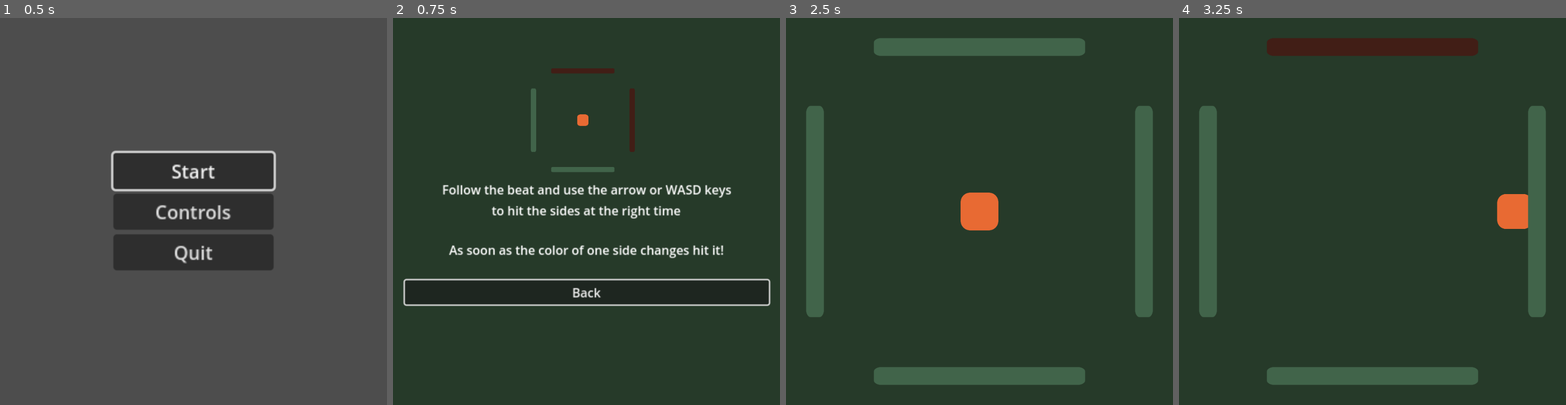
Above: before the commit, frames 1-4 (left to right).
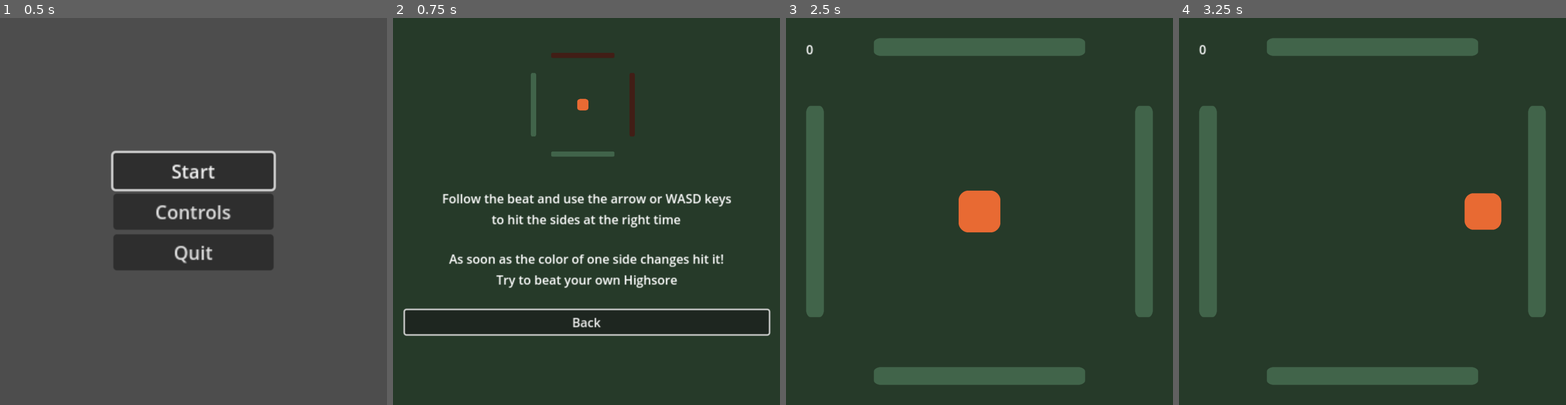
Above: after the commit, the same moments.

Repository: StrangerTNY/HAW_IS_Projekt
Game: Godot game, scene res://src/scenes/main.tscn
Two runs of this game, one before a commit and one after it. Both use one fixed random seed, a clock stepped at 60 frames per second and the inputs below. Sound files missing from this copy of the repository are replaced by a short silence.
Inputs:
- Up to frame 1 (0.5 s): no input
- Up to frame 2 (0.75 s): click "Controls" at 0.5 s
- Up to frame 3 (2.5 s): click "Back" at 1.25 s; click "Start" at 2 s
- Up to frame 4 (3.25 s): hold Right (ui_right) from 2.78 s (still down)

Frame 1 is identical in both runs. In frame 2, 9.6% of the frame differs, in the area x 2-98%, y 9-83%; in frame 3, 0.3%; in frame 4, 4.0%.

Commit message:
Kleine Anpassungen

Diff:
--- a/project.godot
+++ b/project.godot
@@ -14,6 +14,10 @@
 run/main_scene="res://src/scenes/main.tscn"
 config/features=PackedStringArray("4.0", "Forward Plus")
 config/icon="res://icon.svg"
+
+[autoload]
+
+Gobal="*res://src/scenes/Gobal.gd"
 
 [display]
 
--- /dev/null
+++ b/src/scenes/Gobal.gd
@@ -0,0 +1,6 @@
+extends Node
+
+var score = 0
+
+func pointScore():
+	Gobal.score += 1
--- a/src/scenes/controls.tscn
+++ b/src/scenes/controls.tscn
@@ -36,6 +36,10 @@
 grow_vertical = 2
 scale = Vector2(2, 2)
 
+[node name="Margin_3" type="Control" parent="VBoxContainer"]
+custom_minimum_size = Vector2(0, 20)
+layout_mode = 2
+
 [node name="Text_1" type="Label" parent="VBoxContainer"]
 layout_mode = 2
 size_flags_horizontal = 4
@@ -57,6 +61,12 @@
 text = "As soon as the color of one side changes hit it!"
 horizontal_alignment = 1
 
+[node name="Text_4" type="Label" parent="VBoxContainer"]
+layout_mode = 2
+size_flags_horizontal = 4
+text = "Try to beat your own Highsore"
+horizontal_alignment = 1
+
 [node name="Margin_2" type="Control" parent="VBoxContainer"]
 custom_minimum_size = Vector2(0, 20)
 layout_mode = 2
@@ -67,7 +77,7 @@
 text = "Back"
 
 [node name="Screeni" type="Sprite2D" parent="."]
-position = Vector2(489, 263)
+position = Vector2(489, 223)
 scale = Vector2(0.3, 0.3)
 texture = ExtResource("1_nl8rt")
 
--- a/src/scenes/one_wall.tscn
+++ b/src/scenes/one_wall.tscn
@@ -11,7 +11,7 @@
 collision_layer = 2
 script = ExtResource("1_nmfar")
 
-[node name="Portrait1" type="Sprite2D" parent="."]
+[node name="Sprite" type="Sprite2D" parent="."]
 scale = Vector2(2.06667, 0.303333)
 texture = ExtResource("2_s5qsa")
 
--- a/src/scenes/test_level.tscn
+++ b/src/scenes/test_level.tscn
@@ -1,10 +1,11 @@
-[gd_scene load_steps=6 format=3 uid="uid://bs7s3epe2bq54"]
+[gd_scene load_steps=7 format=3 uid="uid://bs7s3epe2bq54"]
 
 [ext_resource type="Texture2D" uid="uid://chseddi1djpg1" path="res://assets/bg.png" id="1_lwity"]
 [ext_resource type="PackedScene" uid="uid://d14pp77mekt60" path="res://src/scenes/player.tscn" id="2_1glxu"]
-[ext_resource type="PackedScene" uid="uid://dchxqmjbv0hxi" path="res://src/scenes/walls.tscn" id="3_lj8p5"]
+[ext_resource type="PackedScene" path="res://src/scenes/walls.tscn" id="3_lj8p5"]
 [ext_resource type="PackedScene" uid="uid://dwfpwfxe3dtue" path="res://src/scenes/conductor.tscn" id="4_rukoa"]
 [ext_resource type="AudioStream" uid="uid://7an1gq4qwsw" path="res://assets/Rafuse To Give Up, Chelsea (NES).mp3" id="5_vdhbq"]
+[ext_resource type="Script" path="res://src/scripts/score.gd" id="6_rc3e0"]
 
 [node name="TestLevel" type="Node2D"]
 
@@ -20,9 +21,17 @@
 
 [node name="Conductor" parent="." instance=ExtResource("4_rukoa")]
 stream = ExtResource("5_vdhbq")
-volume_db = -7.0
+volume_db = -14.0
 
 [node name="Walls" parent="." instance=ExtResource("3_lj8p5")]
+
+[node name="Score" type="Label" parent="."]
+offset_left = 52.0
+offset_top = 58.0
+offset_right = 92.0
+offset_bottom = 81.0
+scale = Vector2(2, 2)
+script = ExtResource("6_rc3e0")
 
 [connection signal="beat" from="Conductor" to="Player" method="_on_conductor_beat"]
 [connection signal="beat" from="Conductor" to="Walls" method="_on_conductor_beat"]
--- a/src/scenes/walls.gd
+++ /dev/null
@@ -1,35 +0,0 @@
-extends Node2D
-
-var counter = 0
-var hold = false
-
-# Called when the node enters the scene tree for the first time.
-func _ready() -> void:
-	pass # Replace with function body.
-
-
-# Called every frame. 'delta' is the elapsed time since the previous frame.
-func _process(delta: float) -> void:
-	pass
-
-
-func _on_conductor_measure(position) -> void:
-
-	pass
-
-
-
-func _on_conductor_beat(position) -> void:
-
-	if !hold:
-		if counter == 1:
-			get_node("wall_up").changingColor()
-		elif counter == 2:
-			get_node("wall_right").changingColor()
-		elif counter == 3:
-			get_node("wall_down").changingColor()
-		elif counter == 4:
-			get_node("wall_left").changingColor()
-			counter = 0
-		counter += 1
-	hold = !hold
--- a/src/scenes/walls.tscn
+++ b/src/scenes/walls.tscn
@@ -1,6 +1,6 @@
-[gd_scene load_steps=3 format=3 uid="uid://dchxqmjbv0hxi"]
+[gd_scene load_steps=3 format=3]
 
-[ext_resource type="Script" path="res://src/scenes/walls.gd" id="1_hcgos"]
+[ext_resource type="Script" path="res://src/scripts/walls.gd" id="1_hcgos"]
 [ext_resource type="PackedScene" uid="uid://own3dwc2fwhw" path="res://src/scenes/one_wall.tscn" id="1_oksso"]
 
 [node name="Walls" type="Node2D"]
--- a/src/scripts/controls.gd
+++ b/src/scripts/controls.gd
@@ -6,10 +6,5 @@
 	$VBoxContainer/BackButton.grab_focus()
 
 
-# Called every frame. 'delta' is the elapsed time since the previous frame.
-func _process(delta: float) -> void:
-	pass
-
-
 func _on_button_pressed() -> void:
 	get_tree().change_scene_to_file("res://src/scenes/main.tscn")
--- a/src/scripts/menu.gd
+++ b/src/scripts/menu.gd
@@ -4,11 +4,6 @@
 # Called when the node enters the scene tree for the first time.
 func _ready():
 	$VBoxContainer/StartButton.grab_focus()
-
-
-# Called every frame. 'delta' is the elapsed time since the previous frame.
-func _process(delta):
-	pass
 
 
 func _on_start_button_pressed():
--- a/src/scripts/player.gd
+++ b/src/scripts/player.gd
@@ -13,7 +13,7 @@
 	tweenMove = get_tree().create_tween()
 
 
-func _process(delta):
+func _process(_delta):
 
 	if !moving:
 		if Input.is_action_pressed("ui_right"):
@@ -25,6 +25,7 @@
 		elif Input.is_action_pressed("ui_down"):
 			moveTween("down")
 		elif Input.is_action_pressed("ui_cancel"):
+			Gobal.score = 0
 			get_tree().change_scene_to_file("res://src/scenes/main.tscn")
 
 func moveBack():
@@ -68,7 +69,7 @@
 func _on_conductor_measure(position) -> void:
 	if !scaled:
 		tweenBounce = create_tween()
-		tweenBounce.tween_property(self, "scale", Vector2(0.34,0.34), 0.02)
+		tweenBounce.tween_property(self, "scale", Vector2(0.38,0.38), 0.02)
 	else:
 		tweenBounce = create_tween()
 		tweenBounce.tween_property(self, "scale", Vector2(0.3,0.3), 0.75/4)
--- /dev/null
+++ b/src/scripts/score.gd
@@ -0,0 +1,4 @@
+extends Node
+
+func _process(delta: float) -> void:
+	self.text = str(Gobal.score)
--- a/src/scripts/single_wall.gd
+++ b/src/scripts/single_wall.gd
@@ -5,45 +5,49 @@
 var randomNumber = 0
 var gbValue = 1.0
 var destinedNumber = 0
+var hitMe = false
+
+var tweenColorChange
 
 var counter = 1
 
 # Called when the node enters the scene tree for the first time.
 func _ready() -> void:
+
+	tweenColorChange = get_tree().create_tween()
+
 	modulate = Color(1,1,1,1)
 	#randomNumber = rng.randi_range(1,4)
 	#print(name)
 	#print(randomNumber)
 	changeColor = true
 
-	if name == "Wall_Left":
-		destinedNumber = 1
-		print("Wall1")
-	elif name == "Wall_Up":
-		destinedNumber = 2
-		print("Wall2")
-	elif name == "Wall_Right":
-		destinedNumber = 3
-		print("Wall3")
-	elif name == "Wall_Down":
-		destinedNumber = 4
-		print("Wall4")
+# Called every frame. 'delta' is the elapsed time since the previous frame.
+func _process(_delta: float) -> void:
 
-# Called every frame. 'delta' is the elapsed time since the previous frame.
-func _process(delta: float) -> void:
+	#modulate = Color(1,gbValue,gbValue, 1)
+	pass
 
-	modulate = Color(1,gbValue,gbValue, 1)
 
 
 func _on_body_entered(body: Node2D) -> void:
 	if body.is_in_group("Player"):
 		body.moveBack()
-		gbValue = 1
-		modulate = Color(1, 1, 1, 1)
+		# gbValue = 1
+
+		if hitMe:
+			get_node("/root/Gobal").pointScore()
+			tweenColorChange = create_tween()
+			tweenColorChange.tween_property($Sprite,"modulate",Color(1, 1, 1, 1),0.02)
+			hitMe = false
+		# modulate = Color(1, 1, 1, 1)
 #		changeColor = false
 
 func changingColor():
-	gbValue = 0.3
+	hitMe = true
+	tweenColorChange = create_tween()
+	tweenColorChange.tween_property($Sprite,"modulate",Color(1, 0.3, 0.3, 1),0.5454)
+	# gbValue = 0.3
 #	changeColor = false
 
 #func _on_conductor_beat(position) -> void:
--- /dev/null
+++ b/src/scripts/walls.gd
@@ -0,0 +1,56 @@
+extends Node2D
+
+var smallCounter = 0
+var bigCounter = 0
+var hold = false
+var randomList = [1,2,3,4]
+var speedThreshold = 4
+
+# Called when the node enters the scene tree for the first time.
+func _ready() -> void:
+	randomize()
+	randomList.shuffle()
+
+
+# Called every frame. 'delta' is the elapsed time since the previous frame.
+func _process(delta: float) -> void:
+	pass
+
+
+func _on_conductor_measure(position) -> void:
+
+	pass
+
+
+
+func _on_conductor_beat(position) -> void:
+
+	if !hold:
+		if smallCounter == randomList[0]:
+			get_node("wall_up").changingColor()
+		elif smallCounter == randomList[1]:
+			get_node("wall_right").changingColor()
+		elif smallCounter == randomList[2]:
+			get_node("wall_down").changingColor()
+		elif smallCounter == randomList[3]:
+			get_node("wall_left").changingColor()
+
+	if smallCounter >= 4:
+		randomize()
+		randomList.shuffle()
+
+	smallCounter = (smallCounter % 4) + 1
+
+	hold = true
+
+	if smallCounter == speedThreshold:
+		hold = false
+
+	bigCounter += 1
+
+	if bigCounter >= 32:
+		speedThreshold = 2
+
+	if bigCounter >= 32+16:
+		bigCounter = 0
+		speedThreshold = 4
Not shown, changed: export_presets.cfg
